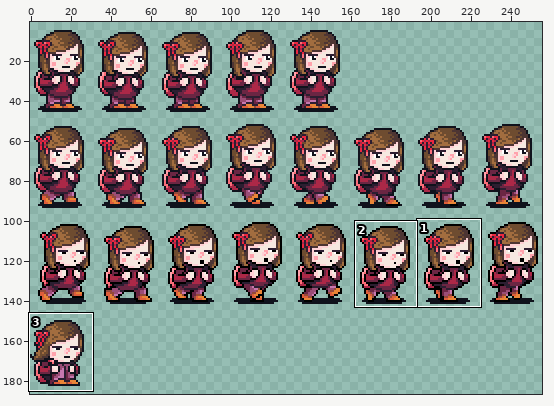
Sprite sheet -- assets/sprites/pedestrians/girl/girl-spritesheet.png. Above, an overview of the earlier version with the close-up marked.
Close-up. Old version:
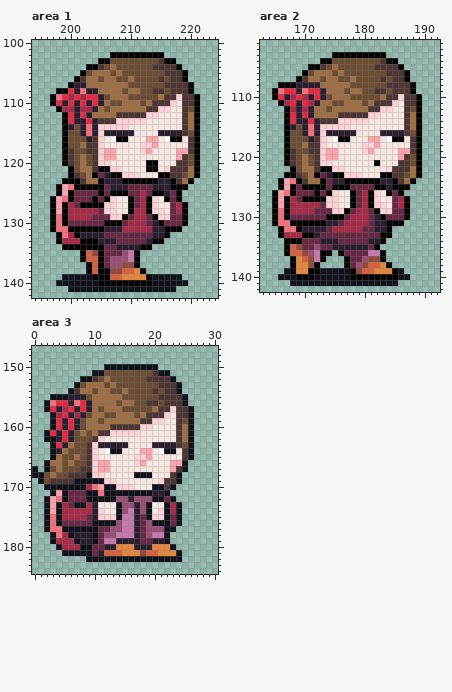
The file is 256x192 pixels. Shown: area 1: x 194..224, y 100..142; area 2: x 163..192, y 101..142; area 3: x 0..30, y 147..184. The wide view leaves out empty margins. The commit also changed other parts of the picture, which this record leaves out.
And afterwards:
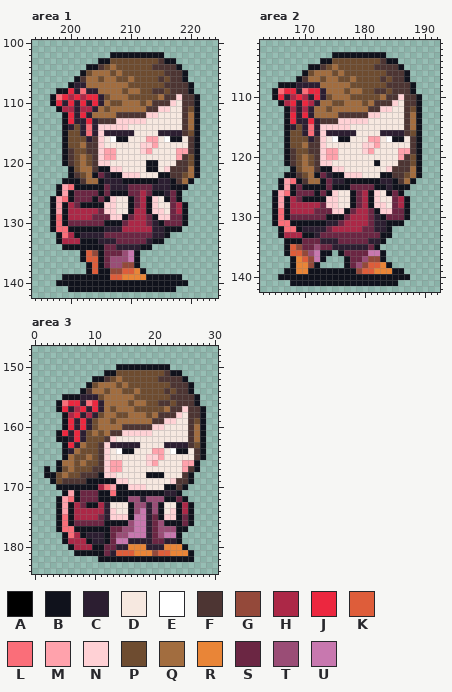
Palette (. is transparent): A #000000  B #10121c  C #2c1e31  D #f6e8e0  E #ffffff  F #4d3533  G #94493a  H #ac2847  J #ec273f  K #de5d3a  L #fa6e79  M #ffa2ac  N #ffd1d5  P #6e4c30  Q #a26d3f  R #e98537  S #6b2643  T #9a4d76  U #c878af
The exact change:
Changed rows in their new state; - is an unchanged pixel.
Area 1:
first column x 197:
102 ----------BBBBBBBBB------
103 --------BB---------BB----
104 ------BB-------------B---
105 -----B----------------B--
106 ----B-----------------B--
107 ---B-------------------B-
108 -BB--------------------B-
109 B-----------------------B
110 B-----------------------B
111 -B----------------------B
112 --B---------------------B
113 --B---------------------B
114 --B---------------------B
115 --B---------------------B
116 --B--------BB-------BB--B
117 --B---------------------B
118 --B---------------------B
119 --B---------------------B
120 --B-------------BB------B
121 ---B----BB------BB------B
122 ---B---B--BB------BB----B
123 --BBB---B---BBBBBB--B--B-
124 -B--BBBBB-----------BBB--
125 -B-B----B-BBB----BB--B---
126 B--B---B-B---B--B--B-B---
127 B-B--BBBB----B--B-----B--
128 B-B----------B--B-----B--
129 B-B---------B----B----B--
130 B-B------BBB------B---B--
131 B--BBBBBB----------BBB---
132 -B--B--------------B-----
133 -B---BBB---------BB------
134 --BBBBBBB------BB--------
135 -----B--B-----B----------
136 -----B--B-----B----------
137 ------B-B-----B----------
138 ------B-BB-----B---------
139 -------BBB------B--------
140 --------BBBBBBBBB--------
Area 2:
first column x 165:
103 ----------BBBBBBBBB------
104 --------BB---------BB----
105 ------BB-------------B---
106 -----B----------------B--
107 ----B-----------------B--
108 -BBB-------------------B-
109 B----------------------B-
110 B-----------------------B
111 -B----------------------B
112 --B---------------------B
113 --B---------------------B
114 --B---------------------B
115 --B---------------------B
116 --B---------------------B
117 --B--------BB-------BB--B
118 --B---------------------B
119 --B---------------------B
120 --B---------------------B
121 --B--------------B------B
122 ---B----BB--------------B
123 --BB---B--BB------BB----B
124 -B--B---B---BBBBBB--B--B-
125 -B-B-BBBB-BBB----BB-BBB--
126 B--B---B-B---B--B--B-B---
127 B-B--BBBB----B--B-----B--
128 B-B----------B--B-----B--
129 B-B---------B----B----B--
130 B-B------BBB------B---B--
131 B--BBBBBB----------BBB---
132 -B--B--------------B-----
133 -B---BB-----------BB-----
134 --BBB-------------B------
135 --B--------------B-------
136 --B-----BB-B------B------
137 ---B----B---B-----B------
138 ---B---B----B------B-----
139 ---B--BB-----B------B----
140 ----BBB------BBBBBBBB----
Area 3:
first column x 0:
150 ------------..-------BB------
151 ----------..BB------PPFBB----
152 --------..BBF-Q----PP--FFB---
153 -------..BP-Q--Q-----PP-FFB--
154 ------..BFQ-PQQP-Q--P--PFFB--
155 ---..-BB-CCP---QQ----PP--FFB-
156 --..BLJJCLJC--Q-PQQPPF-P-FFB-
157 --..BJCH--JC-P-QQ---PPQF-NFFB
158 ---..BHJ-HCPQQPP-Q-PQ-FFNDFFB
159 ---..B--JCPQ-P----QQFFNNDDFPB
160 ---..B--JCP--QQ---FFNN--DDFQB
161 --..B--JC--PQFF---NN----DDFQB
162 --..BB-JC-PPFN----------DDFQB
163 ---..BJCQPPFN---CC--DD--CCFPB
164 ---..BCQ-PPFNDEBB-DDMMDEBBDFB
165 ---..BQP-QPFN----DDNNM---DDFB
166 --..BQ--QPPFNMM--DDNM--DDMMB-
167 .--.B-Q-PPFFNMM--------DDMFB-
168 ..BB-QPP-FFBNN---DD-BB-DDFB--
169 -..BP--FF---BBNN-----DDNFFB--
170 --..-----BBHLMBB-NN-DDB-FB---
171 ---..-MB-SSB-L------BBCCB----
172 --..BMLB-SS---BBT-C-TTB-SB---
173 --..-MBHSBBHC-DDBT-CTBDD-HB--
174 --..-MB---HHCNDDBTUCTBDN-HB--
175 --..-LB--HHSC-NNBUUCSBNN-SB--
176 --..-LB---SS--BBTUUCST-B-SB--
177 --..BLL----BBSSTTUUCS-TTBB---
178 ---..BLHB-CCBSTT-UUCSTUUB----
179 ---..B-HHBCCBSUU--CCSSCCB----
180 ----..B-HHBBSSCC-RR-CC-RRB---
181 -----..---BBSC-KK-RRGKK-RRB--
182 ---------..--------------BB--
Boxes around the changes in both close-ups, in picture pixels (x1, y1, x2, y2):
changed: (50, 52, 200, 286)
changed: (272, 52, 422, 280)
changed: (32, 364, 206, 562)
